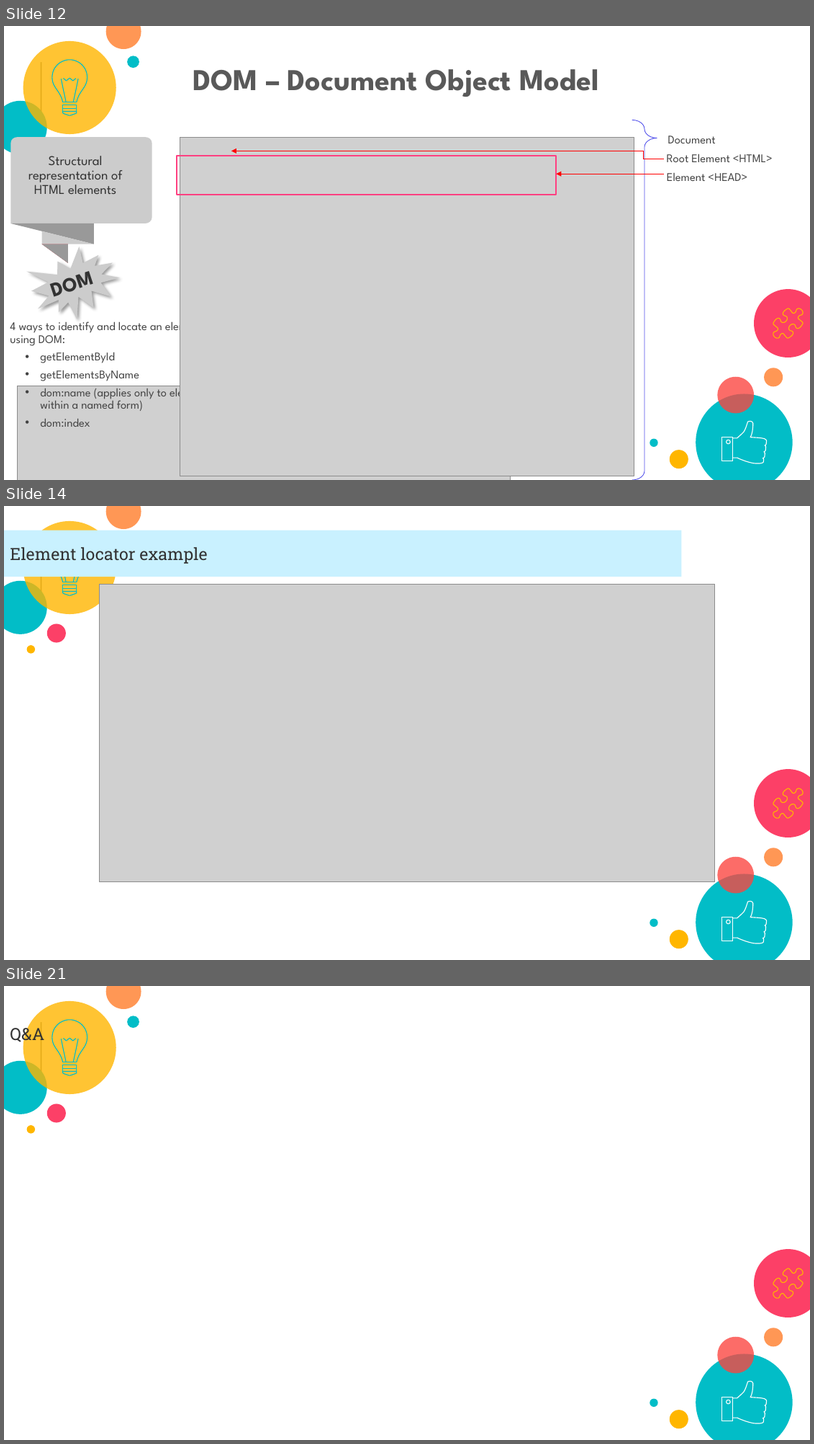
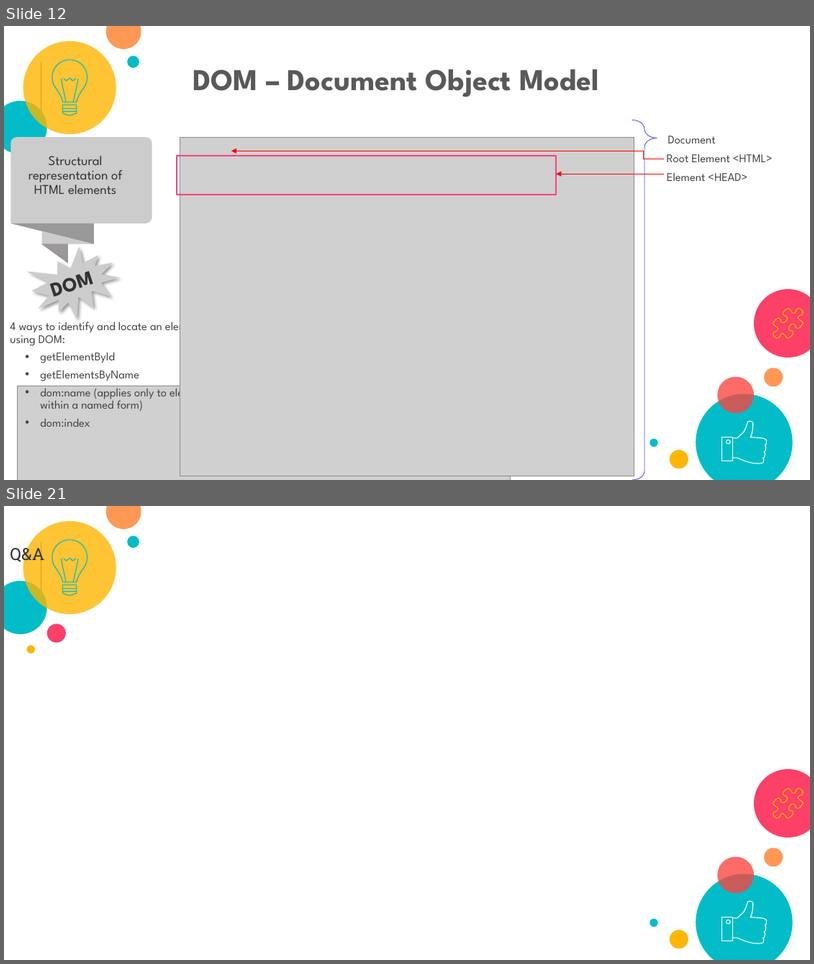
Before and after one commit to ashwinbalajiks/pragra-docs, a slide deck: Selenium/Pragra_Selenium_Draft_12Nov.pptx. Shown one above the other, each under a label of ours: slides 12, 14 and 21 before the commit, slides 12 and 21 after it; the slides between them are not shown. The pictures are 814x1444 and 814x964 pixels, drawn with LibreOffice and Linux fonts; fonts in the diff are those of the drawing; grey boxes stand for pictures; background and template pictures are left out. Boxes give left, top, right and bottom in pixels: in the first picture for what was removed or moved away, otherwise in the second. Text is boxed around its words. In the diff, an @@ line names an element or a change of style, - is before the commit and + after.

```diff
--- a/Selenium/Pragra_Selenium_Draft_12Nov.pptx
+++ b/Selenium/Pragra_Selenium_Draft_12Nov.pptx
@@ slide 14 removed at [4,506,810,960], background #FFFFFF; not listed: 25 template elements that a slide beside it also shows @@
@@ title removed at [4,530,682,577] @@
-Element locator example
@@ picture removed at [99,584,715,883] @@
```
Also in this commit, not shown: 7 slides changed, 2 slides added, 1 other slide removed.
